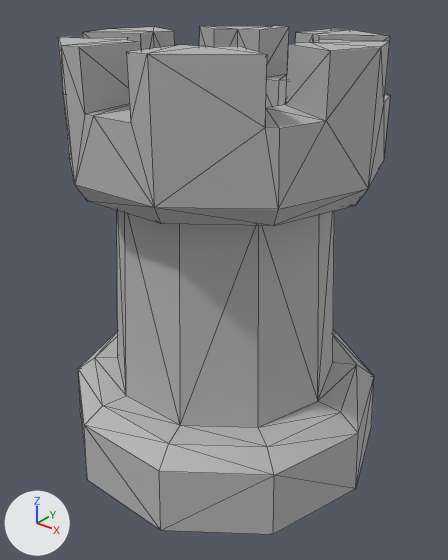
An edit to the glTF model public/models/Devils Garage - Chess/rook_01.glb, drawn before and after from the same camera.
Both versions are drawn from a camera (50 mm lens) standing at (0.554, -0.695, 0.711) and looking at (0.009, -0.013, 0.288). Every picture has the same lights, and +X, +Y and +Z are marked at lower left. Mesh edges are drawn as thin lines. Where no turn or scale is listed for an object, it has been applied to the vertices. Vertices at the same position are counted once.

Names of what the first picture shows: 'rook_01'.
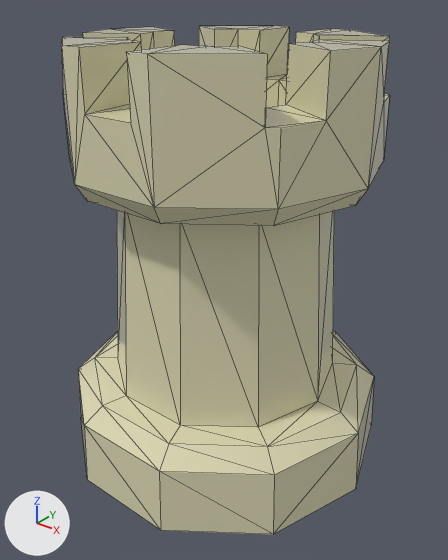
Where the newer file only moved an object's origin or applied its transform, the numbers keep the older frame.

Where the change shows, as pixel boxes [x1, y1, x2, y2] in the pictures (448 x 560 px; the box of a moved part takes in the faces that stretch with it):
```json
{"object": "rook_01", "change": "reshaped", "before": [58, 26, 390, 534], "after": [61, 26, 390, 534]}
{"part": 1, "of": "me_rook_01", "change": "moved or reshaped", "before": [58, 26, 390, 534], "after": [61, 26, 390, 534]}
{"part": 2, "of": "me_rook_01", "change": "recoloured", "before": [61, 26, 390, 530], "after": [61, 26, 390, 530], "on screen": "grey to beige"}
```

The change, as JSON lines over the scene's bpy script:
```json
{"op": "add", "block": "mat_chessboard_008", "code": ["mat_chessboard_008 = principled_material('chessboard.008')", "mat_chessboard_008.base_color = (0.723, 0.694, 0.462)  # beige #ddd9b5", "mat_chessboard_008.roughness = 0.0"]}
{"block": "me_rook_01", "where": "me_rook_01.from_pydata(...)  # 153 vertices, 302 faces; spans x -0.26..0.26, y -0.247..0.247, z 0.0..0.641"}
{"block": "me_rook_01", "where": "# used by ob_rook_01; location = (0.0, 0.0, 0.0)"}
{"block": "me_rook_01", "change": "me_rook_01 part 1"}
{"block": "me_rook_01", "change": "2 vertices are removed from x -0.023..0.182, y -0.216..-0.135, z 0.567"}
{"block": "me_rook_01", "change": "125 faces are deleted"}
{"block": "me_rook_01", "change": "3 vertices move from x -0.169..0.184, y -0.143..0.139, z 0.567..0.641 to x -0.169..0.182, y -0.139..0.143, z 0.567..0.641"}
{"block": "me_rook_01", "change": "2 vertices are added at (0.184, -0.133, 0.567), (-0.023, 0.216, 0.567)"}
{"block": "me_rook_01", "change": "125 new faces join them"}
{"block": "me_rook_01", "change": "me_rook_01 part 2: 177 faces spanning x -0.26..0.26, y -0.247..0.247, z 0.0..0.641 switch from mat_defaultmaterial (grey #bcbcbc) to mat_chessboard_008 (beige #ddd9b5)"}
```
